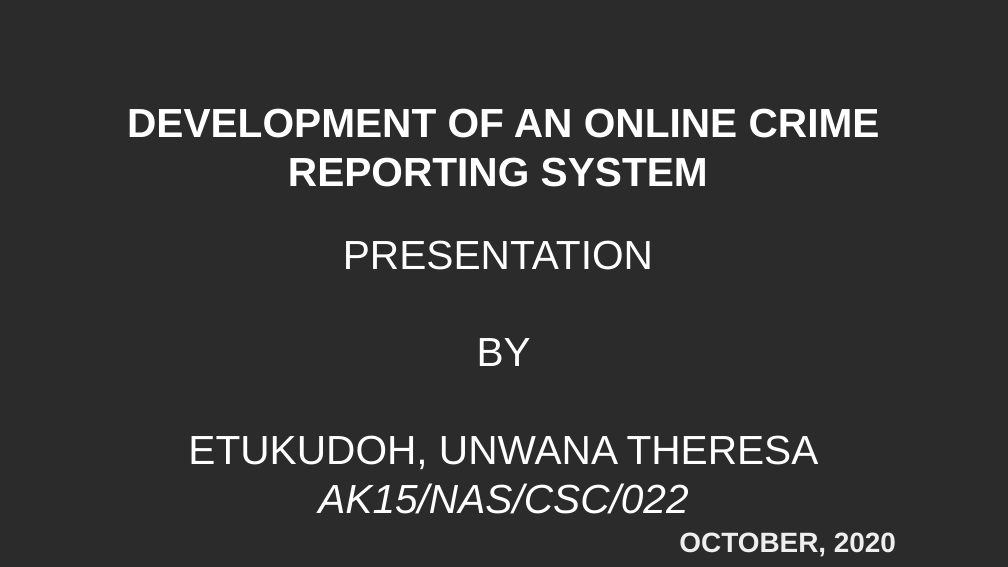
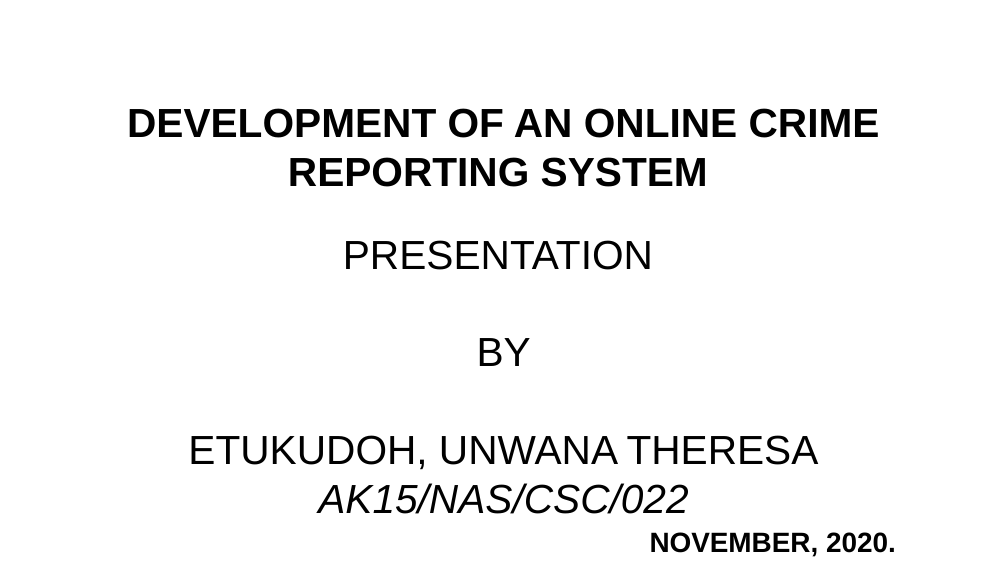
Before and after one commit to Jackieriel/crime-reporting-system, a slide deck: slide 1 of PAPER WORK/TESSY MAIN WORK/NOVEMBER/ETUKUDOH UNWANA THERESA CRIME SYSTEM.pptx. Drawn at 1008x567 pixels with LibreOffice and Linux fonts; fonts in the diff are those of the drawing; background and template pictures are left out; a plain dark background stands for a picture behind light text. Boxes give left, top, right and bottom in pixels: in the first picture for what was removed or moved away, otherwise in the second. Text is boxed around its words. In the diff, an @@ line names an element or a change of style, - is before the commit and + after.

```diff
--- a/PAPER WORK/TESSY MAIN WORK/NOVEMBER/ETUKUDOH UNWANA THERESA CRIME SYSTEM.pptx
+++ b/PAPER WORK/TESSY MAIN WORK/NOVEMBER/ETUKUDOH UNWANA THERESA CRIME SYSTEM.pptx
@@ background picture (left out) to #FFFFFF @@
@@ text "DEVELOPMENT OF AN ONLINE CRIME ..." at <box>127,108,880,187</box>: text colour #FFFFFF to #000000 @@
@@ text "PRESENTATION" at <box>188,240,819,514</box>: text colour #FFFFFF to #000000 @@
@@ text at <box>650,532,896,557</box>: text changed; text colour #EEEEEE to #000000 @@
-OCTOBER, 2020
+NOVEMBER, 2020.
```
Also in this commit, not shown: 11 other slides changed, 54 other files.
